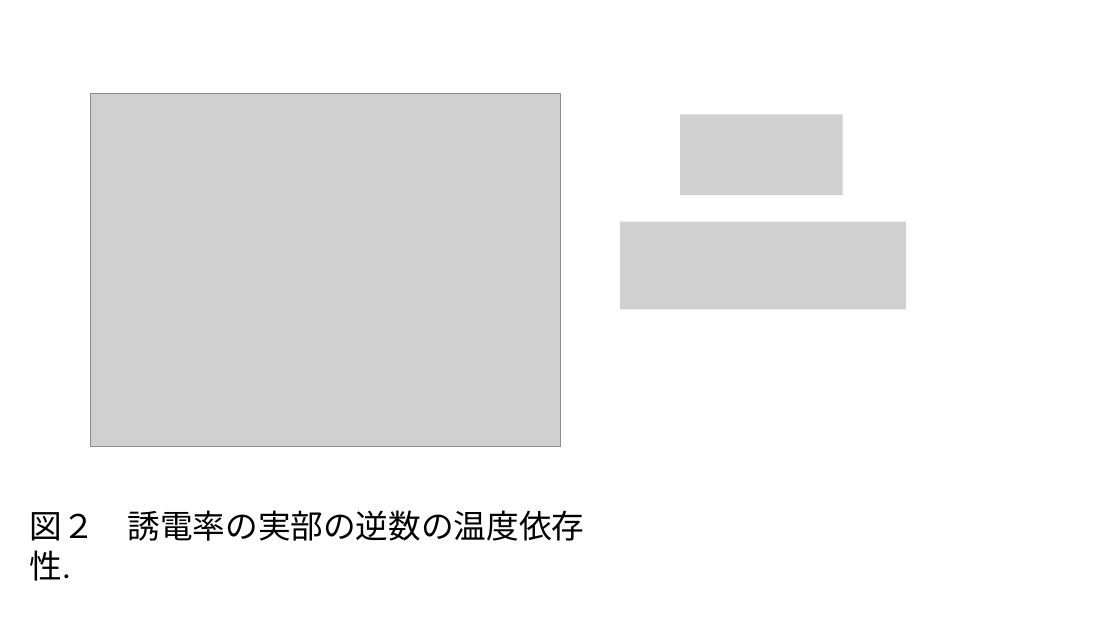
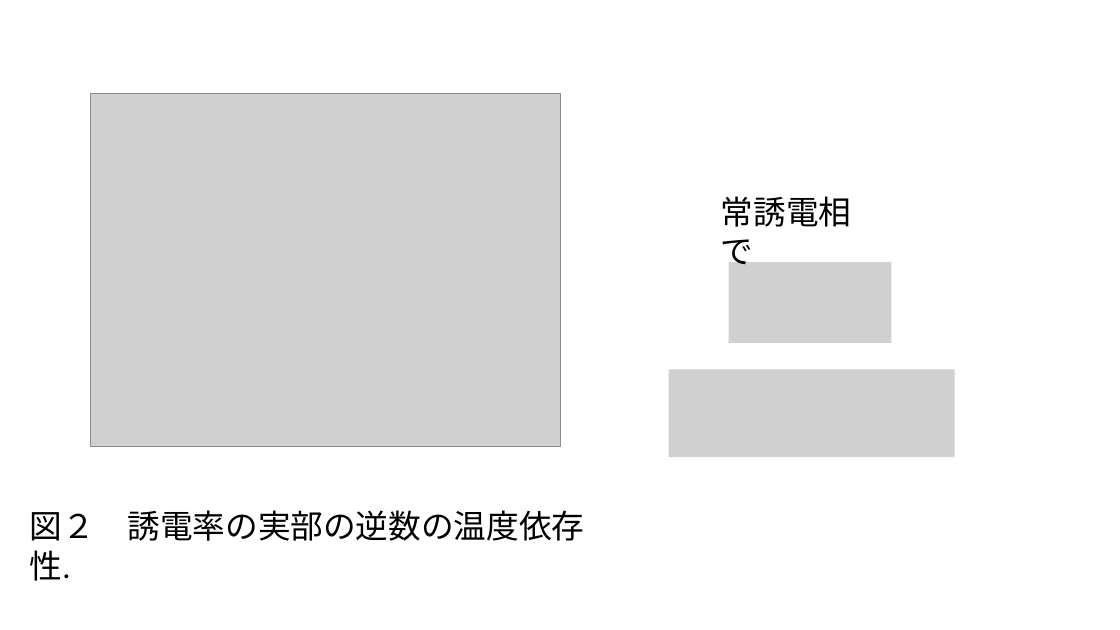
Before and after one commit to coil398/experiment, a slide deck: slide 15 of dielectric/強誘電体の誘電特性.pptx (slide 14 before the commit). Drawn at 1120x630 pixels with LibreOffice and Linux fonts; fonts in the diff are those of the drawing; grey boxes stand for pictures. Boxes give left, top, right and bottom in pixels: in the first picture for what was removed or moved away, otherwise in the second. Text is boxed around its words. In the diff, an @@ line names an element or a change of style, - is before the commit and + after.

```diff
--- a/dielectric/強誘電体の誘電特性.pptx
+++ b/dielectric/強誘電体の誘電特性.pptx
@@ picture removed at [681,114,844,195] @@
@@ text added at [721,196,852,272], 28 pt, text #000000 @@
+常誘電相で
@@ picture removed at [620,222,906,309] @@
@@ picture added at [728,262,891,343] @@
@@ picture added at [669,370,954,457] @@
```
Also in this commit, not shown: 1 other slide changed, 6 slides added, 1 other file.
